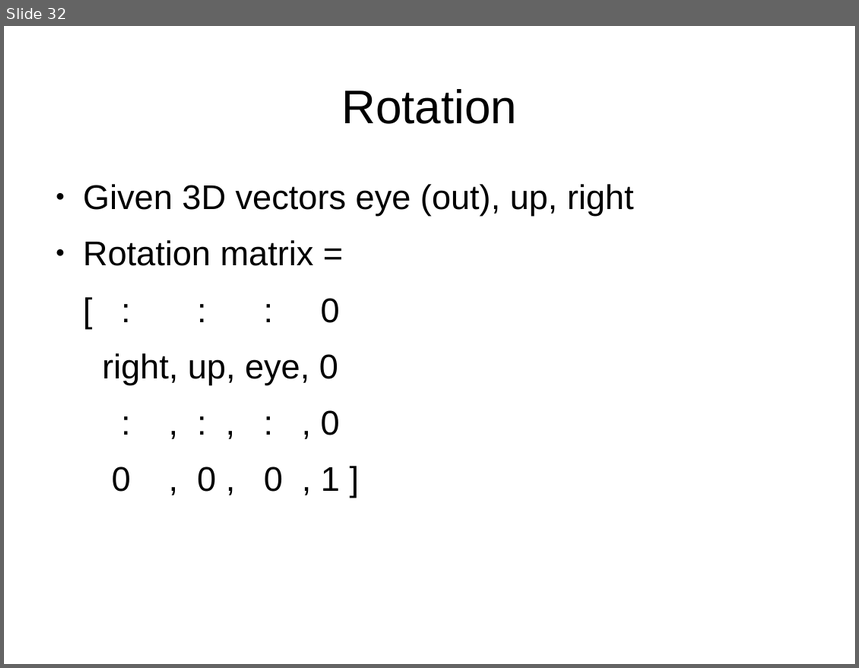
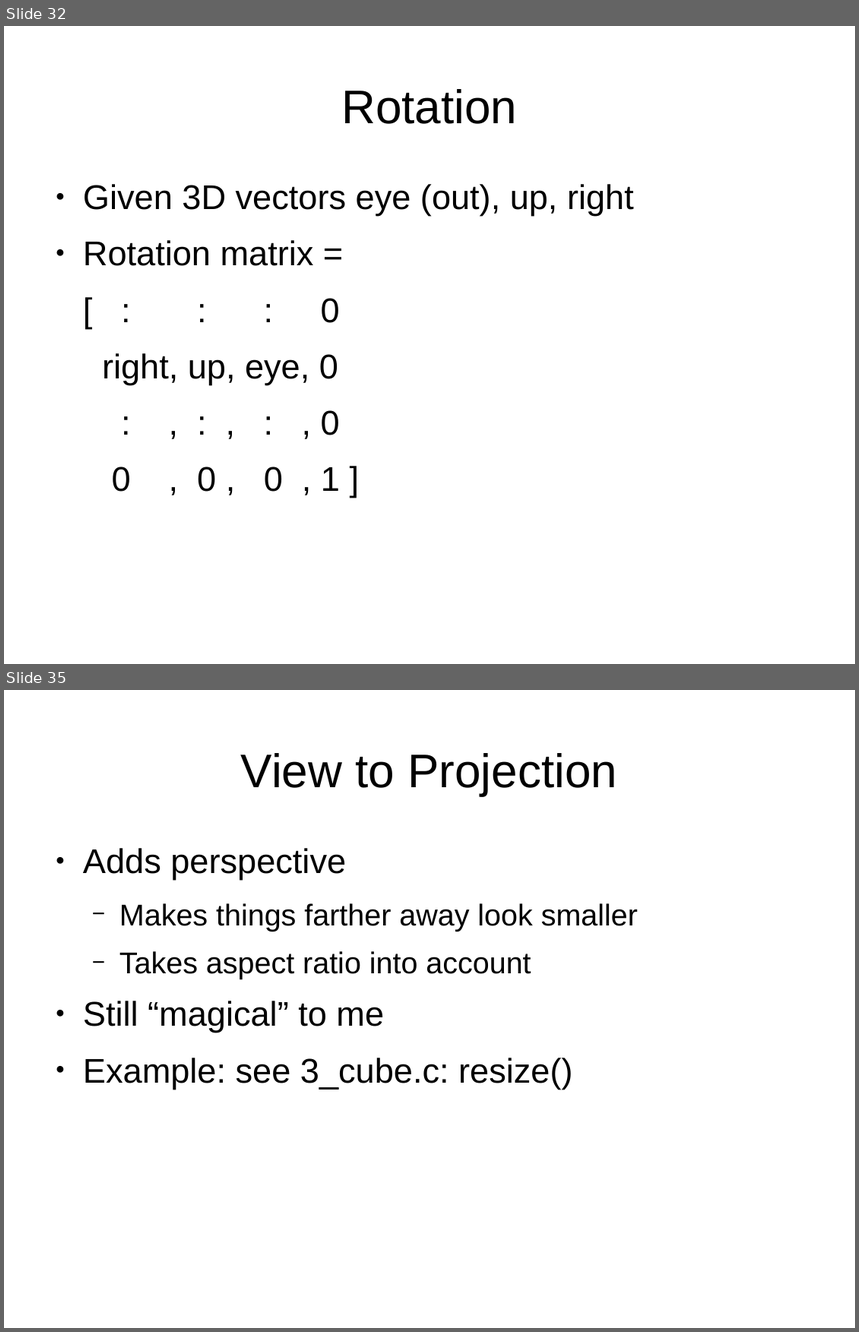
Before and after one commit to jayschwa/3d-opengl-presentation, a slide deck: Slides.odp. Shown one above the other, each under a label of ours: slide 32 before the commit, slides 32 and 35 after it; the slides between them are not shown. The pictures are 859x668 and 859x1332 pixels, drawn with LibreOffice and Linux fonts; fonts in the diff are those of the drawing. Boxes give left, top, right and bottom in pixels: in the first picture for what was removed or moved away, otherwise in the second. Text is boxed around its words. In the diff, an @@ line names an element or a change of style, - is before the commit and + after.

```diff
--- a/Slides.odp
+++ b/Slides.odp
@@ slide 35 added at (4,690,855,1328), background #FFFFFF @@
@@ title added at (241,753,617,796), 44 pt, text #000000 @@
+View to Projection
@@ text added at (83,848,638,1089), 32 pt, text #000000 @@
+● Adds perspective
+  − Makes things farther away look smaller
+  − Takes aspect ratio into account
+● Still “magical” to me
+● Example: see 3_cube.c: resize()
```
Also in this commit, not shown: 2 slides changed, 4 other slides added.
